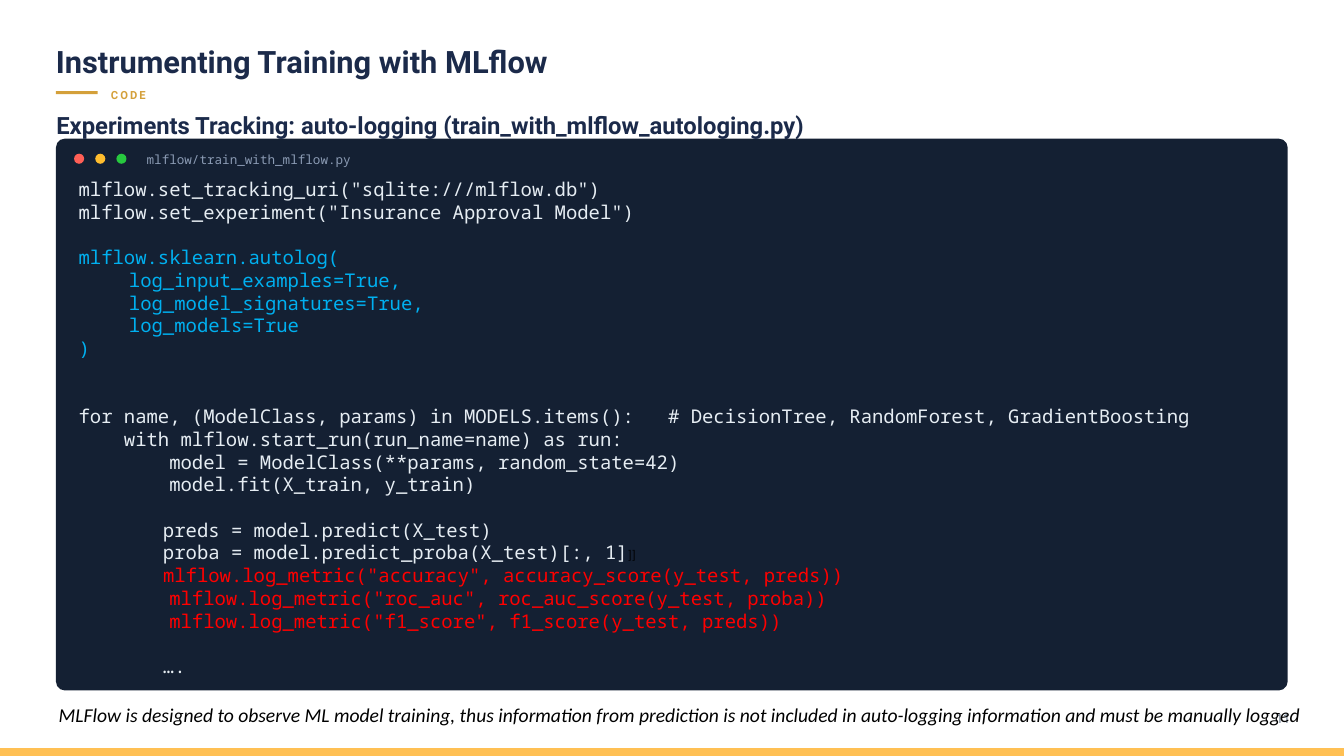
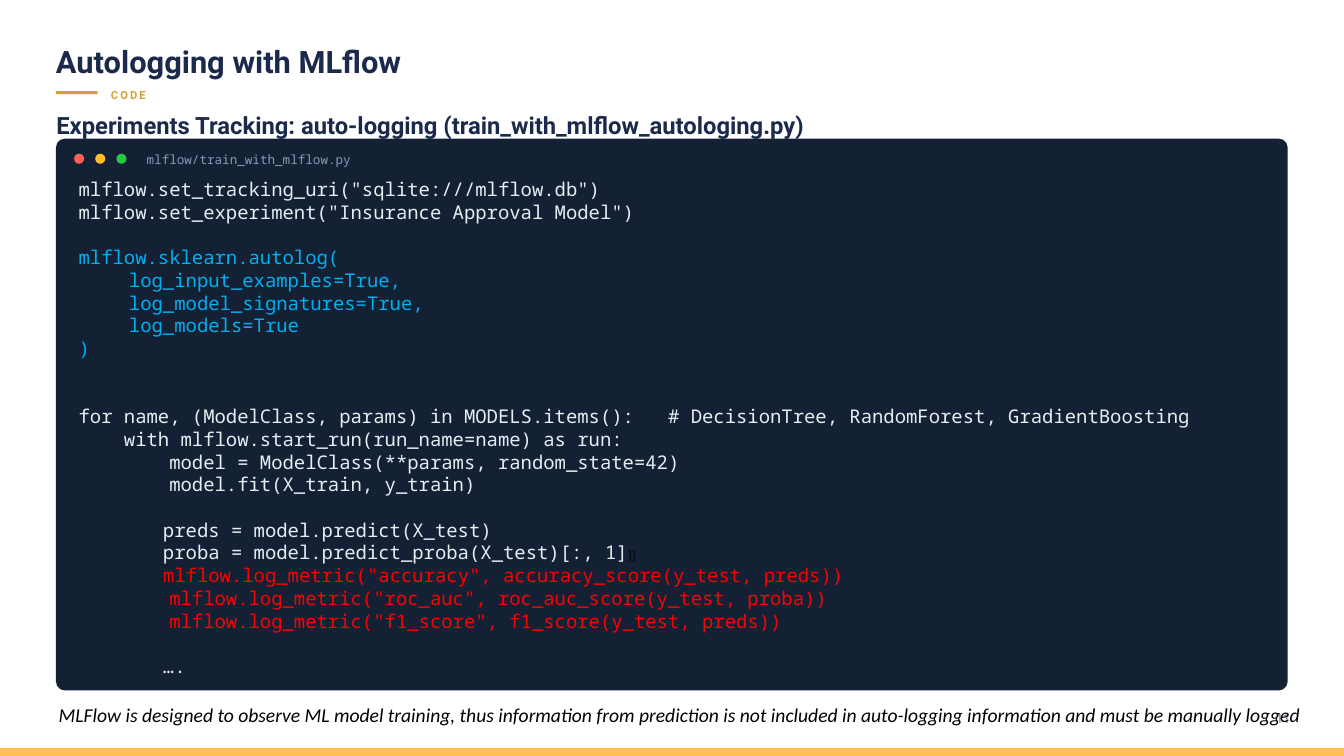
Before and after one commit to madeharta/latest-mlops-workshop, a slide deck: slide 21 of Materi MLOps Day-3.pptx (slide 18 before the commit). Drawn at 1344x756 pixels with LibreOffice and Linux fonts; fonts in the diff are those of the drawing; background and template pictures are left out. Boxes give left, top, right and bottom in pixels: in the first picture for what was removed or moved away, otherwise in the second. Text is boxed around its words. In the diff, an @@ line names an element or a change of style, - is before the commit and + after.

Commit message:
Add mlflow and evidently testing codes

```diff
--- a/Materi MLOps Day-3.pptx
+++ b/Materi MLOps Day-3.pptx
@@ text at bbox=[56, 49, 401, 80]: text changed @@
-Instrumenting Training with MLflow
+Autologging with MLflow
```
Also in this commit, not shown: 14 other slides changed, 19 slides added, 21 slides removed, 16 other files.
